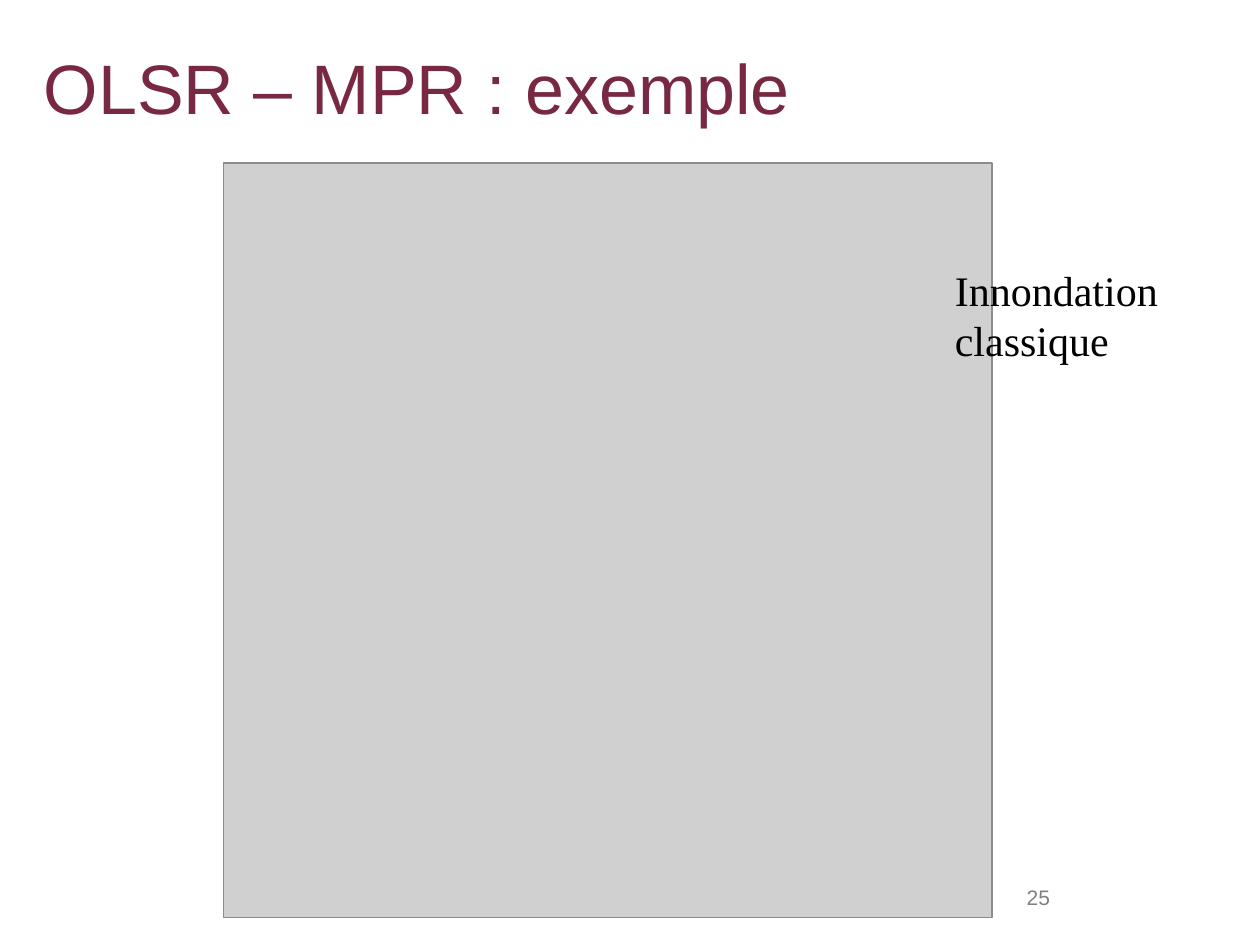
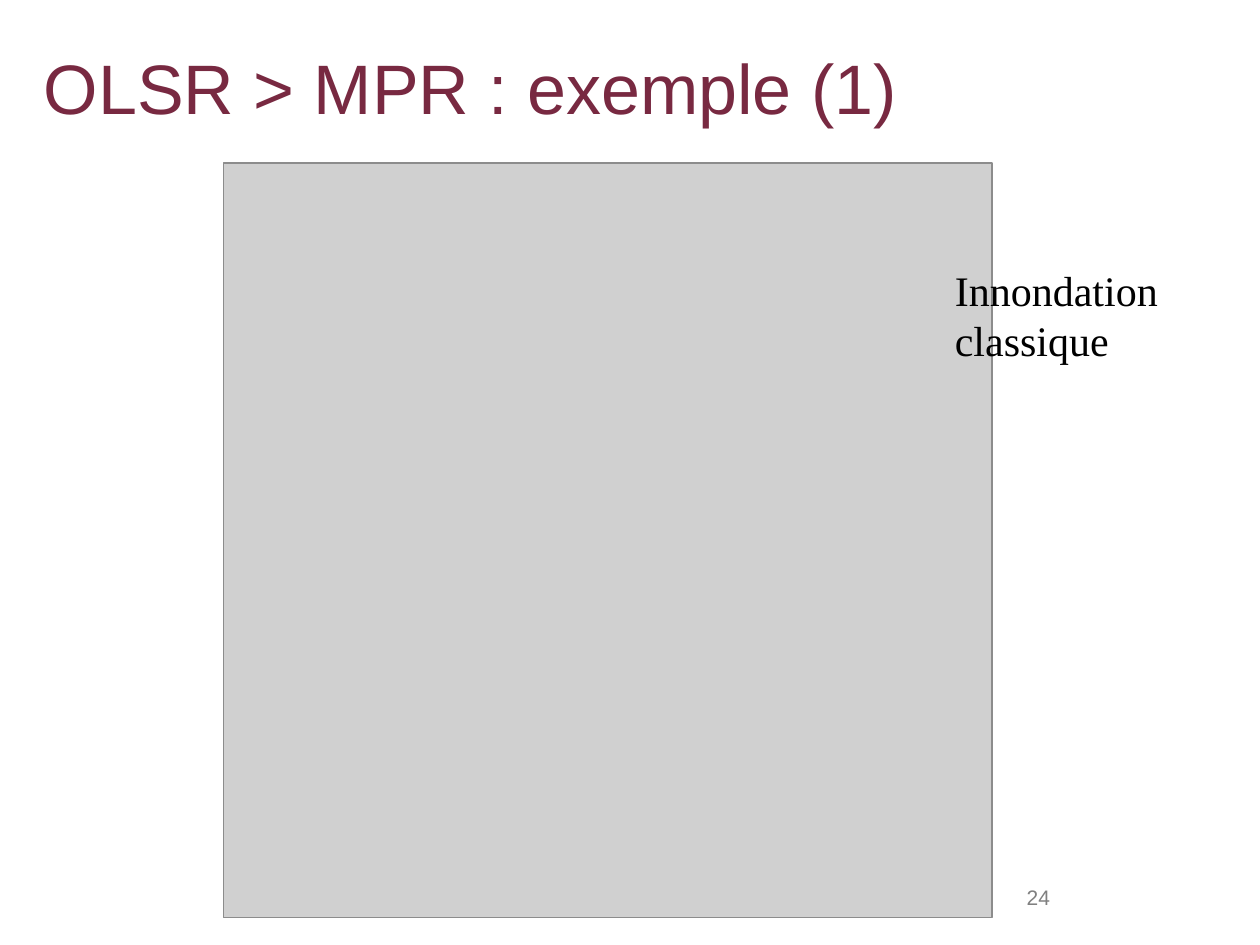
Before and after one commit to lbarbisan/adhoc, a slide deck: slide 24 of work/les_routages_adhoc.odp (slide 25 before the commit). Drawn at 1260x945 pixels with LibreOffice and Linux fonts; fonts in the diff are those of the drawing; grey boxes stand for pictures; background and template pictures are left out. Boxes give left, top, right and bottom in pixels: in the first picture for what was removed or moved away, otherwise in the second. Text is boxed around its words. In the diff, an @@ line names an element or a change of style, - is before the commit and + after.

```diff
--- a/work/les_routages_adhoc.odp
+++ b/work/les_routages_adhoc.odp
@@ title at (44,63,897,127): text changed @@
-OLSR – MPR : exemple
+OLSR > MPR : exemple (1)
@@ page number at (1027,890,1050,905): text changed @@
-25
+24
```
Also in this commit, not shown: 28 other slides changed, 1 slide removed, 1 other file.
